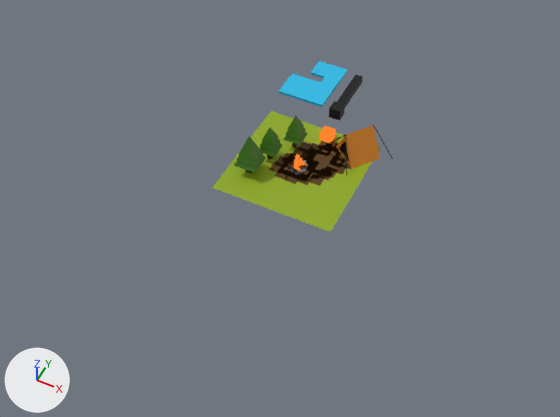
Two versions of the glTF model public/models/scene.glb, one commit apart.
The view is the same before and after, from a 50 mm camera at (36.2, -79.0, 87.3) aimed at (0.3, -7.1, -2.6). Every picture has the same lights, and +X, +Y and +Z are marked at lower left. Where no turn or scale is listed for an object, it has been applied to the vertices. Vertices at the same position are counted once.

Script lines for the objects in view, before the commit:
```python
ob_cube = bpy.data.objects.new('Cube', me_cube)
ob_cube.location = (1.3, 8.1, 0.6)
ob_cube_002 = bpy.data.objects.new('Cube.002', me_cube_021)
ob_cube_002.location = (0.0, 15.0, 0.0)
ob_cube_006 = bpy.data.objects.new('Cube.006', me_cube_027)
ob_cube_006.location = (-2.7, 21.0, 0.0)
ob_dirt = bpy.data.objects.new('Dirt', me_plane_002)
ob_dirt.location = (0.0, 0.0, 0.0)
ob_dirt.scale = (2.5, 2.5, 1.0)
ob_fire_base = bpy.data.objects.new('Fire_Base', me_plane)
ob_fire_base.location = (0.0, 0.0, 0.0)
ob_fire_base.scale = (0.6, 0.6, 0.721)
ob_grass = bpy.data.objects.new('Grass', me_plane_001)
ob_grass.location = (0.0, 0.0, 0.0)
ob_log_002 = bpy.data.objects.new('Log.002', me_cube_006)
ob_log_002.location = (0.0, 5.0, 0.0)
ob_tent = bpy.data.objects.new('Tent', me_cube_003)
ob_tent.location = (7.1, 7.1, 0.0)
```
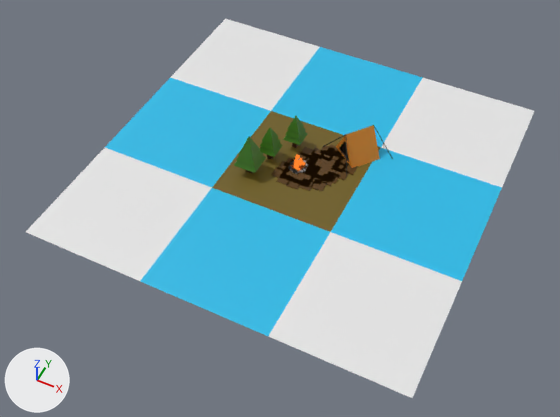
Where the change shows, as pixel boxes (x1, y1, x2, y2) in the pictures (560 x 417 px):
'Plane.006', added: after (268, 232, 462, 398)
'Plane.003', added (cyan): after (140, 188, 330, 336)
'Grass', recoloured, moved: before (212, 111, 381, 232); after (271, 47, 423, 147)
'Plane.008', added: after (26, 148, 212, 281)
'Fire_Base', recoloured, moved, rescaled (not visible before): after (331, 148, 502, 281)
'Plane.005', added: after (381, 78, 534, 187)
'Plane.004', added (cyan): after (105, 78, 270, 187)
'Plane.007', added: after (170, 19, 320, 111)
'Plane', added (brown): after (212, 111, 381, 232)
'Dirt', reshaped, moved, rescaled (6% wider): before (269, 141, 351, 186); after (271, 145, 358, 191)
'Cube.006', deleted (cyan): before (279, 61, 347, 107)
'Cube.002', deleted: before (329, 75, 363, 121)
'Cube', deleted: before (319, 126, 336, 143)
part 1 of me_plane_002, added: after (272, 170, 356, 191)

What changed in the scene script:
```text
Add mat_material_006:
    mat_material_006 = principled_material('Material.006')
    mat_material_006.base_color = (0.157, 0.11, 0.0097)  # brown #6e5d19
Change me_plane_001:
    where me_plane_001.from_pydata(...)  # 4 vertices, 2 faces; spans x -10.0..10.0, y -10.0..10.0, z 0.0
    remove me_plane_001.materials.append(mat_ground)  # green #8fa815
    add me_plane_001.materials.append(mat_wing)  # cyan #23bbe7
Change me_plane_002:
    used by ob_dirt; location = (0.0, 0.0, 0.0); scale = (2.5, 2.5, 1.0)
    remove me_plane_002.from_pydata(...)  # 100 vertices, 50 faces; spans x -1.55..3.02, y -1.43..3.15, z 0.0
    add me_plane_002.from_pydata(...)  # 200 vertices, 300 faces; spans x -1.55..3.02, y -1.43..3.15, z -0.01..0.0
    me_plane_002 part 1
    100 vertices are added at x -1.55..3.02, y -1.43..3.15, z -0.01
    250 new faces join them
Change me_plane:
    where me_plane.from_pydata(...)  # 4 vertices, 2 faces; spans x -1.0..1.0, y -1.0..1.0, z 0.0
    add me_plane.materials.append(mat_wing)  # cyan #23bbe7
Add me_plane_047:
    me_plane_047.from_pydata([(-10.0, -10.0, 0.0), (10.0, -10.0, 0.0), (-10.0, 10.0, 0.0), (10.0, 10.0, 0.0)], [], [(0, 1, 3), (0, 3, 2)])
Add me_plane_046:
    me_plane_046.from_pydata([(-10.0, -10.0, 0.0), (10.0, -10.0, 0.0), (-10.0, 10.0, 0.0), (10.0, 10.0, 0.0)], [], [(0, 1, 3), (0, 3, 2)])
Add me_plane_045:
    me_plane_045.from_pydata([(-10.0, -10.0, 0.0), (10.0, -10.0, 0.0), (-10.0, 10.0, 0.0), (10.0, 10.0, 0.0)], [], [(0, 1, 3), (0, 3, 2)])
Add me_plane_044:
    me_plane_044.from_pydata([(-10.0, -10.0, 0.0), (10.0, -10.0, 0.0), (-10.0, 10.0, 0.0), (10.0, 10.0, 0.0)], [], [(0, 1, 3), (0, 3, 2)])
Add me_plane_039:
    me_plane_039.from_pydata(...)  # 45 vertices, 43 faces; spans x -10.0..10.0, y -10.0..10.0, z 0.0
    me_plane_039.materials.append(mat_material_006)  # brown #6e5d19
Change ob_grass:
    ob_grass.location: (0.0, 0.0, 0.0) -> (0.0, 20.0, 0.0)
Change ob_dirt:
    ob_dirt.location: (0.0, 0.0, 0.0) -> (0.8, -0.9, 0.1)
    ob_dirt.scale: (2.5, 2.5, 1.0) -> (2.5, 2.5, 10.0)
Remove ob_cube:
    ob_cube = bpy.data.objects.new('Cube', me_cube)
    ob_cube.location = (1.3, 8.1, 0.6)
Change ob_fire_base:
    ob_fire_base.location: (0.0, 0.0, 0.0) -> (20.0, 0.0, 0.0)
    ob_fire_base.scale: (0.6, 0.6, 0.721) -> (10.0, 10.0, 1.0)
Remove ob_log_002:
    ob_log_002 = bpy.data.objects.new('Log.002', me_cube_006)
    ob_log_002.location = (0.0, 5.0, 0.0)
Remove ob_cube_002:
    ob_cube_002 = bpy.data.objects.new('Cube.002', me_cube_021)
    ob_cube_002.location = (0.0, 15.0, 0.0)
Remove ob_cube_006:
    ob_cube_006 = bpy.data.objects.new('Cube.006', me_cube_027)
    ob_cube_006.location = (-2.7, 21.0, 0.0)
Add ob_plane_008:
    ob_plane_008 = bpy.data.objects.new('Plane.008', me_plane_047)
    ob_plane_008.location = (-20.0, -20.0, 0.0)
Add ob_plane_007:
    ob_plane_007 = bpy.data.objects.new('Plane.007', me_plane_046)
    ob_plane_007.location = (-20.0, 20.0, 0.0)
Add ob_plane_006:
    ob_plane_006 = bpy.data.objects.new('Plane.006', me_plane_045)
    ob_plane_006.location = (20.0, -20.0, 0.0)
Add ob_plane_005:
    ob_plane_005 = bpy.data.objects.new('Plane.005', me_plane_044)
    ob_plane_005.location = (20.0, 20.0, 0.0)
Add ob_plane_004:
    ob_plane_004 = bpy.data.objects.new('Plane.004', me_plane_001.copy())  # the mesh of ob_grass
    ob_plane_004.location = (-20.0, 0.0, 0.0)
Add ob_plane_003:
    ob_plane_003 = bpy.data.objects.new('Plane.003', me_plane_001.copy())  # the mesh of ob_grass
    ob_plane_003.location = (0.0, -20.0, 0.0)
Add ob_plane:
    ob_plane = bpy.data.objects.new('Plane', me_plane_039)
    ob_plane.location = (0.0, 0.0, 0.0)
```
